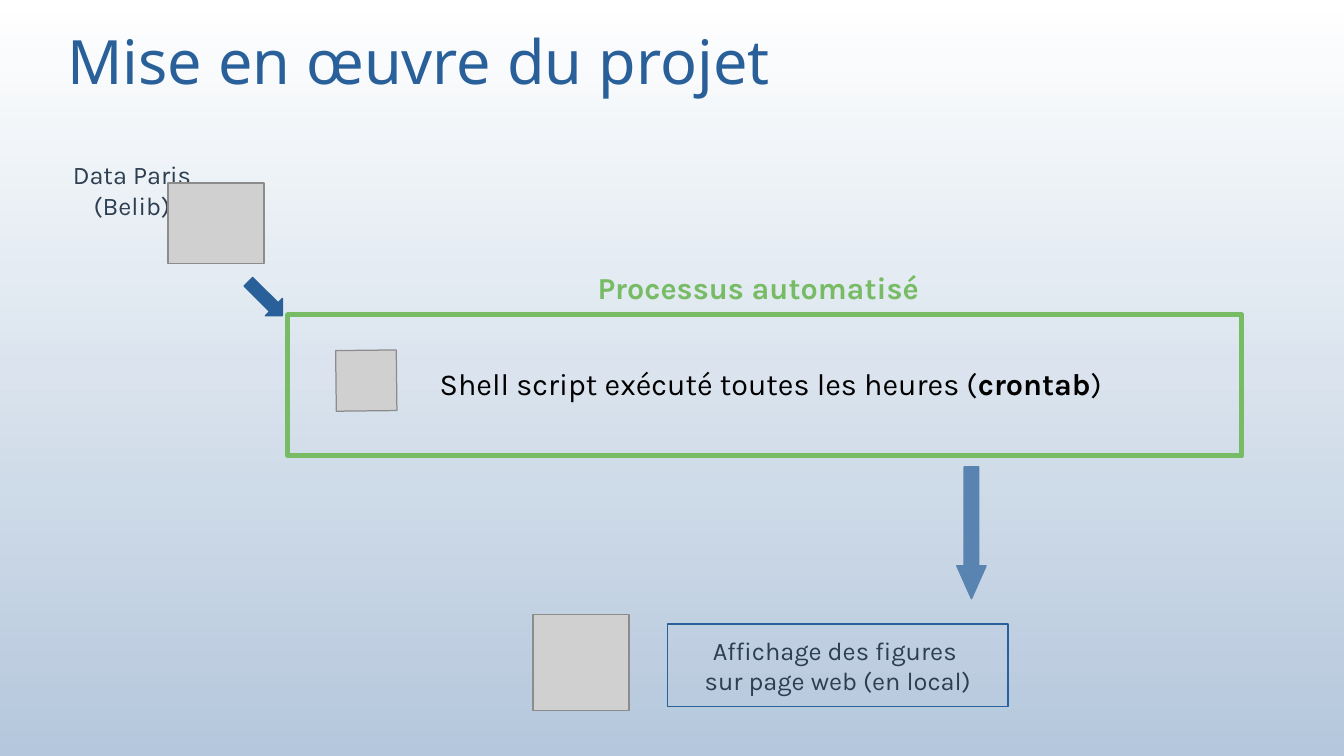
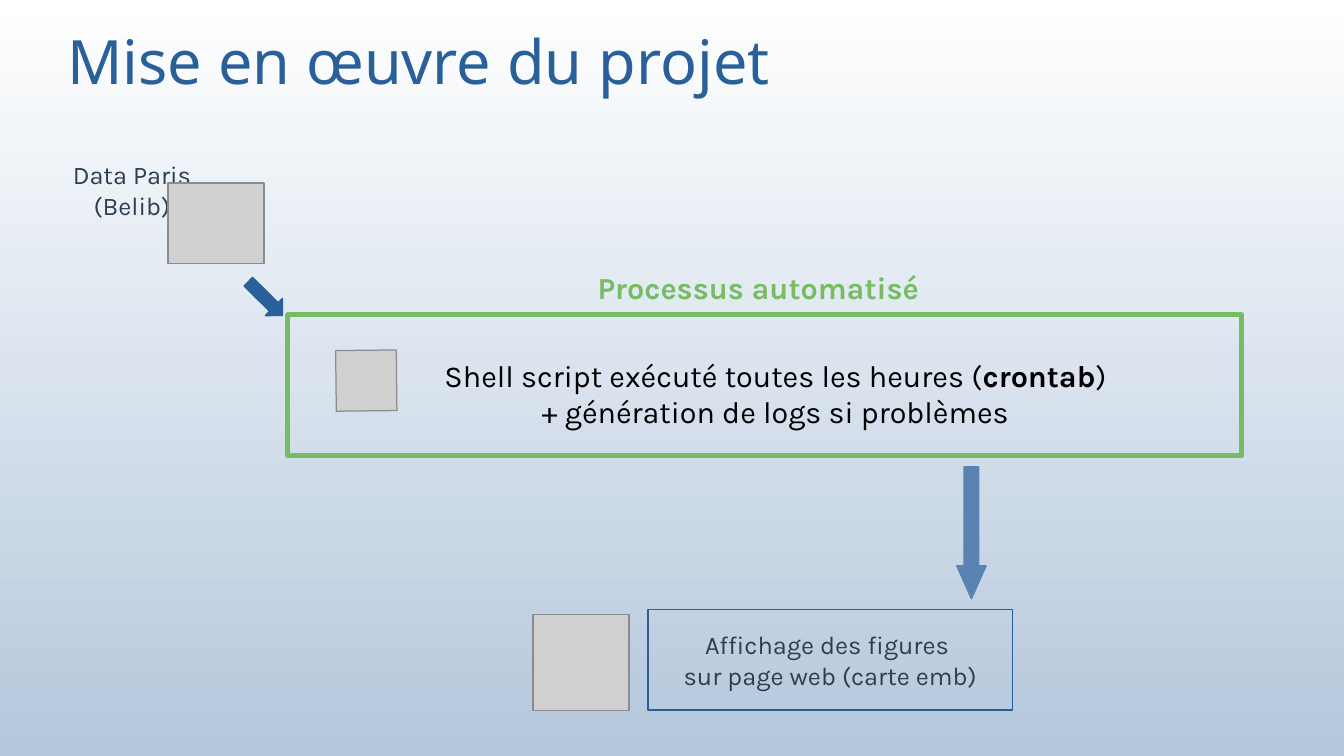
Before and after one commit to bauj/AJC_projet_belib, a slide deck: slide 42 of presentation_projetV2.odp (slide 41 before the commit). Drawn at 1344x756 pixels with LibreOffice and Linux fonts; fonts in the diff are those of the drawing; grey boxes stand for pictures. Boxes give left, top, right and bottom in pixels: in the first picture for what was removed or moved away, otherwise in the second. Text is boxed around its words. In the diff, an @@ line names an element or a change of style, - is before the commit and + after.

```diff
--- a/presentation_projetV2.odp
+++ b/presentation_projetV2.odp
@@ text "Shell script exécuté toutes les ...": place and size @@
-text "Shell script exécuté toutes les ..." at [440, 372, 1101, 402]
+text "Shell script exécuté toutes les ..." at [444, 364, 1106, 431]
@@ text at [565, 400, 1009, 431]: paragraph added @@
++ génération de logs si problèmes
@@ rectangle "Affichage des figures": place and size @@
-rectangle "Affichage des figures" at [668, 624, 1010, 707]
+rectangle "Affichage des figures" at [648, 610, 1012, 710]
@@ text in rectangle at [684, 667, 977, 691]: text changed @@
-sur page web (en local)
+sur page web (carte emb)
```
Also in this commit, not shown: 20 other slides changed, 1 slide added, 5 other files.
